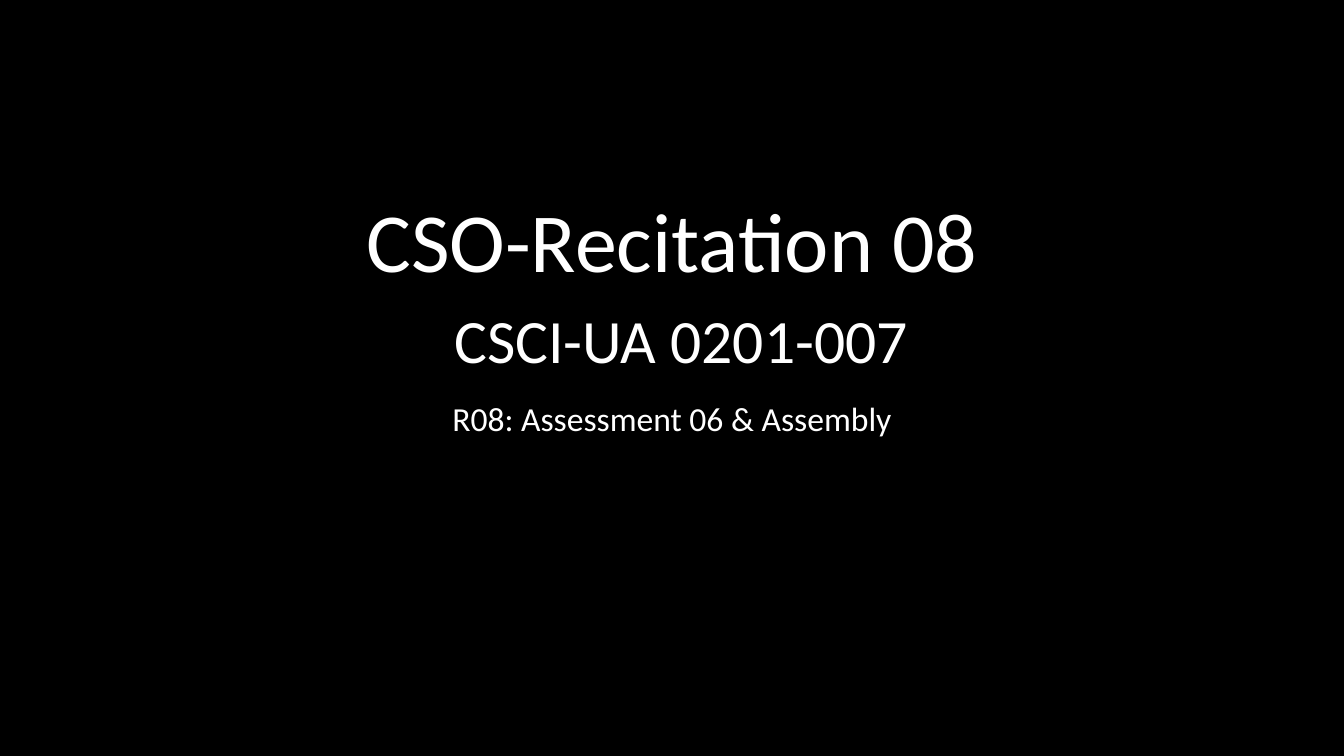
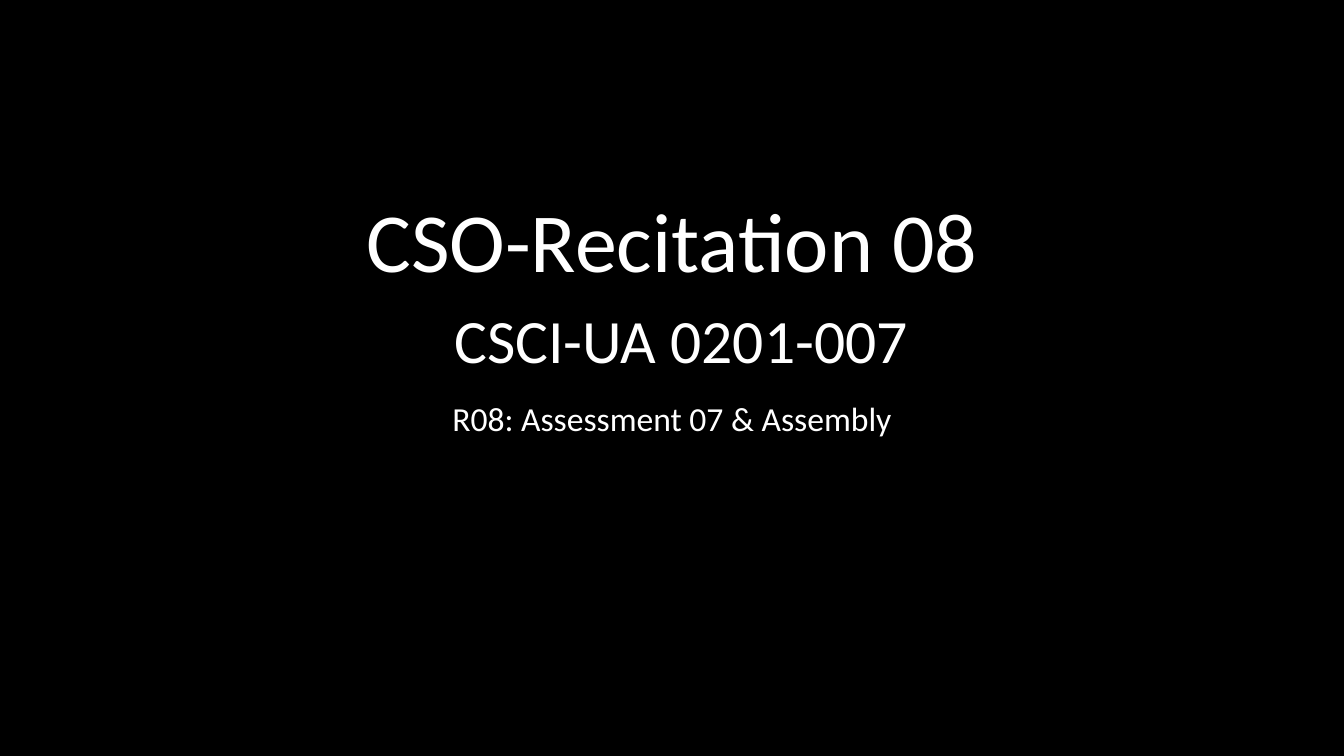
Before and after one commit to NYU-CSO/nyu-cso.github.io, a slide deck: slide 1 of rec-notes/r08.pptx. Drawn at 1344x756 pixels with LibreOffice and Linux fonts; fonts in the diff are those of the drawing. Boxes give left, top, right and bottom in pixels: in the first picture for what was removed or moved away, otherwise in the second. Text is boxed around its words. In the diff, an @@ line names an element or a change of style, - is before the commit and + after.

```diff
--- a/rec-notes/r08.pptx
+++ b/rec-notes/r08.pptx
@@ subtitle at (452, 407, 892, 437): text changed @@
-R08: Assessment 06 & Assembly
+R08: Assessment 07 & Assembly
```
Also in this commit, not shown: 16 other slides changed, 40 slides added, 15 slides removed, 1 other file.
